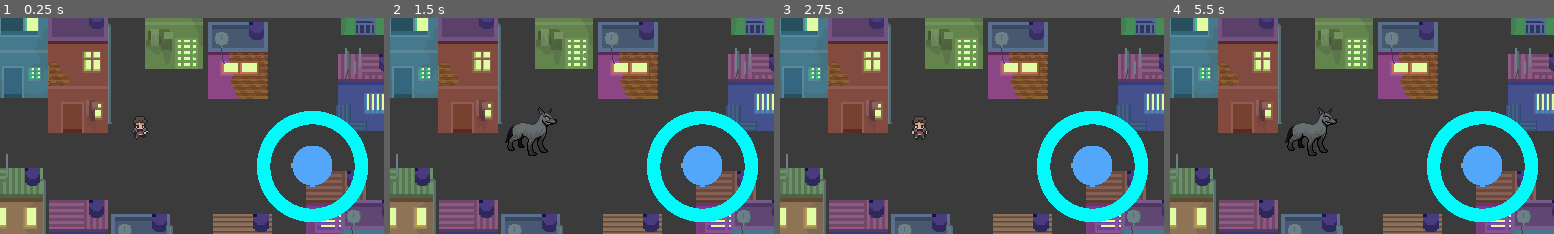
Above: before the commit, frames 1-4 (left to right).
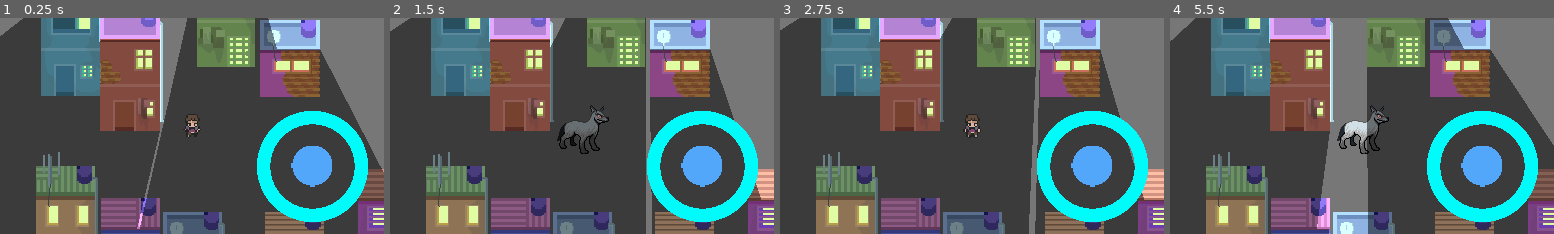
Above: after the commit, the same moments.

Repository: StitchedTeam/werewolf
Game: Godot game, scene res://Sandbox/Sandbox.tscn
Same seed, same stepped clock (60 frames per second), same inputs: the game is played once before the commit and once after it. This scene is started directly instead of the project's main scene.
Inputs (mouse positions are in pixels of both pictures, inside the frame that each line leads up to):
- Up to frame 1 (0.25 s): no input
- Up to frame 2 (1.5 s): tap Enter at 0.5 s; move the mouse to (666, 115) at 0.52 s; press the mouse at (666, 115) at 0.53 s; hold Right (ui_right) 0.53-1.28 s; tap Space (ui_select) at 0.77 s; move the mouse to (505, 136) at 1.27 s; release the mouse at (505, 136) at 1.28 s; hold Left (ui_left) from 1.28 s (still down); click (505, 136) at 1.35 s
- Up to frame 3 (2.75 s): tap Space (ui_select) at 1.52 s; move the mouse to (1010, 78) at 2.02 s; release Left (ui_left) at 2.03 s; press the mouse at (1010, 78) at 2.03 s; hold Right (ui_right) from 2.03 s (still down)
- Up to frame 4 (5.5 s): move the mouse to (1342, 169) at 2.77 s; release the mouse at (1342, 169) at 2.78 s; click (1342, 169) at 2.85 s; tap Space (ui_select) at 3.02, 3.77, 4.52 s; move the mouse to (1477, 158) at 3.52 s; release Right (ui_right) at 3.53 s; press the mouse at (1477, 158) at 3.53 s; hold Left (ui_left) from 3.53 s (still down); move the mouse to (1246, 93) at 4.27 s; release the mouse at (1246, 93) at 4.28 s; click (1246, 93) at 4.35 s; move the mouse to (1381, 126) at 5.02 s; press the mouse at (1381, 126) at 5.03 s

The runs differ from the first frame. In frame 1, 59% of the frame differs, in the area x 0-100%, y 0-100%; in frame 2, 60%; in frame 3, 60%; in frame 4, 65%.

Commit message:
Added camera and brought player moving to player scene and scenario items to scenario

Diff:
--- a/Werewolf/Characters/Werewolf.gd
+++ b/Werewolf/Characters/Werewolf.gd
@@ -16,6 +16,7 @@
 func _physics_process(delta):
 
 	move_and_slide(Vector2 (speed * horax, speed * vertax))
+	find_direction_axis()
 
 	pass
 
@@ -102,3 +103,29 @@
 			manage_animation()
 
 	pass
+
+func find_direction_axis():
+	if $Camera2D/UI/PlayerControl.resultant_axis.has("1"):
+		set_axis(1)
+	elif $Camera2D/UI/PlayerControl.resultant_axis.has("2"):
+		set_axis(2)
+	elif $Camera2D/UI/PlayerControl.resultant_axis.has("3"):
+		set_axis(3)
+	elif $Camera2D/UI/PlayerControl.resultant_axis.has("4"):
+		set_axis(4)
+	elif $Camera2D/UI/PlayerControl.resultant_axis.has("5"):
+		set_axis(5)
+	elif $Camera2D/UI/PlayerControl.resultant_axis.has("6"):
+		set_axis(6)
+	elif $Camera2D/UI/PlayerControl.resultant_axis.has("7"):
+		set_axis(7)
+	elif $Camera2D/UI/PlayerControl.resultant_axis.has("8"):
+		set_axis(8)
+	else:
+		set_axis(0)
+
+	if $Camera2D/UI/PlayerControl.auto_enabled:
+		speed = 5
+	else:
+		speed = 20
+	pass
--- a/Werewolf/Characters/Werewolf.tscn
+++ b/Werewolf/Characters/Werewolf.tscn
@@ -1,8 +1,9 @@
-[gd_scene load_steps=16 format=2]
+[gd_scene load_steps=17 format=2]
 
 [ext_resource path="res://Characters/Werewolf.gd" type="Script" id=1]
 [ext_resource path="res://Assets/Sprites/Placeholder/Characters/Characters_001.png" type="Texture" id=2]
 [ext_resource path="res://Assets/Sprites/Placeholder/Characters/wolf.png" type="Texture" id=3]
+[ext_resource path="res://UI/PlayerControl.tscn" type="PackedScene" id=4]
 
 [sub_resource type="CapsuleShape2D" id=1]
 
@@ -556,3 +557,36 @@
 anims/WolfStandLeft = SubResource( 11 )
 anims/WolfStandRight = SubResource( 12 )
 blend_times = [  ]
+
+[node name="Camera2D" type="Camera2D" parent="."]
+anchor_mode = 1
+rotating = false
+current = true
+zoom = Vector2( 1, 1 )
+limit_left = -10000000
+limit_top = -10000000
+limit_right = 10000000
+limit_bottom = 10000000
+limit_smoothed = false
+drag_margin_h_enabled = false
+drag_margin_v_enabled = false
+smoothing_enabled = false
+smoothing_speed = 5.0
+offset_v = 0.0
+offset_h = 0.0
+drag_margin_left = 0.2
+drag_margin_top = 0.2
+drag_margin_right = 0.2
+drag_margin_bottom = 0.2
+editor_draw_screen = true
+editor_draw_limits = false
+editor_draw_drag_margin = false
+
+[node name="UI" type="Node2D" parent="Camera2D"]
+z_index = 1
+_sections_unfolded = [ "Z Index" ]
+
+[node name="PlayerControl" parent="Camera2D/UI" instance=ExtResource( 4 )]
+position = Vector2( 120, 40 )
+z_index = 1
+_sections_unfolded = [ "Grow Direction", "Z Index" ]
--- a/Werewolf/Props/Scenario.tscn
+++ b/Werewolf/Props/Scenario.tscn
@@ -1,12 +1,34 @@
-[gd_scene load_steps=2 format=2]
+[gd_scene load_steps=5 format=2]
 
-[ext_resource path="res://Resources/Tilesets/houses_v2.tres" type="TileSet" id=1]
+[ext_resource path="res://Assets/Sprites/Placeholder/bg.png" type="Texture" id=1]
+[ext_resource path="res://Resources/Tilesets/houses_v2.tres" type="TileSet" id=2]
+
+[sub_resource type="OccluderPolygon2D" id=1]
+
+closed = false
+cull_mode = 0
+polygon = PoolVector2Array( -30, 54, -30, -37, 29, -37, 29, 54 )
+_sections_unfolded = [ "polygon" ]
+
+[sub_resource type="OccluderPolygon2D" id=2]
+
+closed = false
+cull_mode = 0
+polygon = PoolVector2Array( -32, 27, -32, -21, 28, -21, 28, 28 )
+_sections_unfolded = [ "polygon" ]
 
 [node name="Scenario" type="Node2D"]
 
+[node name="Background" type="Sprite" parent="."]
+position = Vector2( 590, 360 )
+z_index = -1
+z_as_relative = false
+texture = ExtResource( 1 )
+_sections_unfolded = [ "Z Index" ]
+
 [node name="TileMap" type="TileMap" parent="."]
 mode = 0
-tile_set = ExtResource( 1 )
+tile_set = ExtResource( 2 )
 cell_size = Vector2( 32, 32 )
 cell_quadrant_size = 16
 cell_custom_transform = Transform2D( 1, 0, 0, 1, 0, 0 )
@@ -26,3 +48,84 @@
 __meta__ = {
 "_edit_lock_": true
 }
+
+[node name="LightOccluding" type="Node2D" parent="."]
+editor/display_folded = true
+
+[node name="TwoPavement" type="Node2D" parent="LightOccluding"]
+editor/display_folded = true
+
+[node name="TwoPavement" type="LightOccluder2D" parent="LightOccluding/TwoPavement"]
+position = Vector2( 18, 26 )
+occluder = SubResource( 1 )
+light_mask = 1
+_sections_unfolded = [ "occluder" ]
+
+[node name="TwoPavement2" type="LightOccluder2D" parent="LightOccluding/TwoPavement"]
+position = Vector2( 79, 61 )
+occluder = SubResource( 1 )
+light_mask = 1
+_sections_unfolded = [ "occluder" ]
+
+[node name="TwoPavement3" type="LightOccluder2D" parent="LightOccluding/TwoPavement"]
+position = Vector2( 175, -3 )
+occluder = SubResource( 1 )
+light_mask = 1
+_sections_unfolded = [ "occluder" ]
+
+[node name="TwoPavement4" type="LightOccluder2D" parent="LightOccluding/TwoPavement"]
+position = Vector2( 14, 218 )
+occluder = SubResource( 1 )
+light_mask = 1
+_sections_unfolded = [ "occluder" ]
+
+[node name="TwoPavement5" type="LightOccluder2D" parent="LightOccluding/TwoPavement"]
+position = Vector2( 78, 250 )
+occluder = SubResource( 1 )
+light_mask = 1
+_sections_unfolded = [ "occluder" ]
+
+[node name="TwoPavement6" type="LightOccluder2D" parent="LightOccluding/TwoPavement"]
+position = Vector2( 337, 221 )
+occluder = SubResource( 1 )
+light_mask = 1
+_sections_unfolded = [ "occluder" ]
+
+[node name="TwoPavement7" type="LightOccluder2D" parent="LightOccluding/TwoPavement"]
+position = Vector2( 372, 250 )
+occluder = SubResource( 1 )
+light_mask = 1
+_sections_unfolded = [ "occluder" ]
+
+[node name="OnePavement" type="Node2D" parent="LightOccluding"]
+editor/display_folded = true
+
+[node name="OnePavement" type="LightOccluder2D" parent="LightOccluding/OnePavement"]
+position = Vector2( 370, 86 )
+occluder = SubResource( 2 )
+light_mask = 1
+_sections_unfolded = [ "occluder" ]
+
+[node name="OnePavement2" type="LightOccluder2D" parent="LightOccluding/OnePavement"]
+position = Vector2( 373, -10 )
+occluder = SubResource( 2 )
+light_mask = 1
+_sections_unfolded = [ "occluder" ]
+
+[node name="OnePavement3" type="LightOccluder2D" parent="LightOccluding/OnePavement"]
+position = Vector2( 245, 246 )
+occluder = SubResource( 2 )
+light_mask = 1
+_sections_unfolded = [ "occluder" ]
+
+[node name="OnePavement4" type="LightOccluder2D" parent="LightOccluding/OnePavement"]
+position = Vector2( 240, 54 )
+occluder = SubResource( 2 )
+light_mask = 1
+_sections_unfolded = [ "occluder" ]
+
+[node name="OnePavement5" type="LightOccluder2D" parent="LightOccluding/OnePavement"]
+position = Vector2( 141, 248 )
+occluder = SubResource( 2 )
+light_mask = 1
+_sections_unfolded = [ "occluder" ]
--- a/Werewolf/Sandbox/Sandbox.gd
+++ b/Werewolf/Sandbox/Sandbox.gd
@@ -7,36 +7,8 @@
 	pass
 
 func _process(delta):
-	find_direction_axis()
 	debug_wolf_mode()
 	debug_lighting()
-	pass
-
-func find_direction_axis():
-	if $PlayerControl.resultant_axis.has("1"):
-		$Werewolf.set_axis(1)
-	elif $PlayerControl.resultant_axis.has("2"):
-		$Werewolf.set_axis(2)
-	elif $PlayerControl.resultant_axis.has("3"):
-		$Werewolf.set_axis(3)
-	elif $PlayerControl.resultant_axis.has("4"):
-		$Werewolf.set_axis(4)
-	elif $PlayerControl.resultant_axis.has("5"):
-		$Werewolf.set_axis(5)
-	elif $PlayerControl.resultant_axis.has("6"):
-		$Werewolf.set_axis(6)
-	elif $PlayerControl.resultant_axis.has("7"):
-		$Werewolf.set_axis(7)
-	elif $PlayerControl.resultant_axis.has("8"):
-		$Werewolf.set_axis(8)
-	else:
-		$Werewolf.set_axis(0)
-
-	if $PlayerControl.auto_enabled:
-		$Werewolf.speed = 5
-	else:
-		$Werewolf.speed = 20
-
 	pass
 
 func debug_wolf_mode():
--- a/Werewolf/Sandbox/Sandbox.tscn
+++ b/Werewolf/Sandbox/Sandbox.tscn
@@ -1,25 +1,9 @@
-[gd_scene load_steps=11 format=2]
+[gd_scene load_steps=6 format=2]
 
 [ext_resource path="res://Sandbox/Sandbox.gd" type="Script" id=1]
-[ext_resource path="res://Assets/Sprites/Placeholder/bg.png" type="Texture" id=2]
-[ext_resource path="res://Props/Scenario.tscn" type="PackedScene" id=3]
-[ext_resource path="res://Characters/Werewolf.tscn" type="PackedScene" id=4]
-[ext_resource path="res://UI/PlayerControl.tscn" type="PackedScene" id=5]
-[ext_resource path="res://Assets/Sprites/Placeholder/white_large.png" type="Texture" id=6]
-
-[sub_resource type="OccluderPolygon2D" id=1]
-
-closed = false
-cull_mode = 0
-polygon = PoolVector2Array( -30, 54, -30, -37, 29, -37, 29, 54 )
-_sections_unfolded = [ "polygon" ]
-
-[sub_resource type="OccluderPolygon2D" id=2]
-
-closed = false
-cull_mode = 0
-polygon = PoolVector2Array( -32, 27, -32, -21, 28, -21, 28, 28 )
-_sections_unfolded = [ "polygon" ]
+[ext_resource path="res://Props/Scenario.tscn" type="PackedScene" id=2]
+[ext_resource path="res://Characters/Werewolf.tscn" type="PackedScene" id=3]
+[ext_resource path="res://Assets/Sprites/Placeholder/white_large.png" type="Texture" id=4]
 
 [sub_resource type="Animation" id=3]
 
@@ -27,50 +11,20 @@
 length = 1.0
 loop = false
 step = 0.1
-tracks/0/type = "value"
-tracks/0/path = NodePath("Area2D:position")
-tracks/0/interp = 1
-tracks/0/loop_wrap = true
-tracks/0/imported = false
-tracks/0/enabled = true
-tracks/0/keys = {
-"times": PoolRealArray( 0 ),
-"transitions": PoolRealArray( 1 ),
-"update": 0,
-"values": [ Vector2( 0, 0 ) ]
-}
-
-[sub_resource type="ConvexPolygonShape2D" id=4]
-
-custom_solver_bias = 0.0
-points = PoolVector2Array( 0.14, -10, 8.66025, 5, -8.66025, 5 )
-_sections_unfolded = [ "points" ]
 
 [node name="Sandbox" type="Node"]
 script = ExtResource( 1 )
 
-[node name="bg" type="Sprite" parent="."]
-position = Vector2( 160, 128 )
-texture = ExtResource( 2 )
-__meta__ = {
-"_edit_lock_": true
-}
+[node name="Scenario" parent="." instance=ExtResource( 2 )]
 
-[node name="Scenario" parent="." instance=ExtResource( 3 )]
-
-[node name="Werewolf" parent="." instance=ExtResource( 4 )]
+[node name="Werewolf" parent="." instance=ExtResource( 3 )]
 position = Vector2( 140, 110 )
 
-[node name="PlayerControl" parent="." instance=ExtResource( 5 )]
-position = Vector2( 312, 148 )
-z_index = 1
-_sections_unfolded = [ "Grow Direction", "Transform", "Z Index" ]
-
 [node name="Light2D" type="Light2D" parent="."]
-position = Vector2( -1001, -48 )
+position = Vector2( 171, -155 )
 enabled = true
 editor_only = false
-texture = ExtResource( 6 )
+texture = ExtResource( 4 )
 offset = Vector2( 0, 0 )
 texture_scale = 1.0
 color = Color( 1, 1, 1, 1 )
@@ -89,88 +43,7 @@
 shadow_filter = 0
 shadow_filter_smooth = 0.0
 shadow_item_cull_mask = 1
-_sections_unfolded = [ "Shadow" ]
-
-[node name="LightOccluding" type="Node2D" parent="."]
-editor/display_folded = true
-
-[node name="TwoPavement" type="Node2D" parent="LightOccluding"]
-editor/display_folded = true
-
-[node name="TwoPavement" type="LightOccluder2D" parent="LightOccluding/TwoPavement"]
-position = Vector2( 18, 26 )
-occluder = SubResource( 1 )
-light_mask = 1
-_sections_unfolded = [ "occluder" ]
-
-[node name="TwoPavement2" type="LightOccluder2D" parent="LightOccluding/TwoPavement"]
-position = Vector2( 79, 61 )
-occluder = SubResource( 1 )
-light_mask = 1
-_sections_unfolded = [ "occluder" ]
-
-[node name="TwoPavement3" type="LightOccluder2D" parent="LightOccluding/TwoPavement"]
-position = Vector2( 175, -3 )
-occluder = SubResource( 1 )
-light_mask = 1
-_sections_unfolded = [ "occluder" ]
-
-[node name="TwoPavement4" type="LightOccluder2D" parent="LightOccluding/TwoPavement"]
-position = Vector2( 14, 218 )
-occluder = SubResource( 1 )
-light_mask = 1
-_sections_unfolded = [ "occluder" ]
-
-[node name="TwoPavement5" type="LightOccluder2D" parent="LightOccluding/TwoPavement"]
-position = Vector2( 78, 250 )
-occluder = SubResource( 1 )
-light_mask = 1
-_sections_unfolded = [ "occluder" ]
-
-[node name="TwoPavement6" type="LightOccluder2D" parent="LightOccluding/TwoPavement"]
-position = Vector2( 337, 221 )
-occluder = SubResource( 1 )
-light_mask = 1
-_sections_unfolded = [ "occluder" ]
-
-[node name="TwoPavement7" type="LightOccluder2D" parent="LightOccluding/TwoPavement"]
-position = Vector2( 372, 250 )
-occluder = SubResource( 1 )
-light_mask = 1
-_sections_unfolded = [ "occluder" ]
-
-[node name="OnePavement" type="Node2D" parent="LightOccluding"]
-editor/display_folded = true
-
-[node name="OnePavement" type="LightOccluder2D" parent="LightOccluding/OnePavement"]
-position = Vector2( 370, 86 )
-occluder = SubResource( 2 )
-light_mask = 1
-_sections_unfolded = [ "occluder" ]
-
-[node name="OnePavement2" type="LightOccluder2D" parent="LightOccluding/OnePavement"]
-position = Vector2( 373, -10 )
-occluder = SubResource( 2 )
-light_mask = 1
-_sections_unfolded = [ "occluder" ]
-
-[node name="OnePavement3" type="LightOccluder2D" parent="LightOccluding/OnePavement"]
-position = Vector2( 245, 246 )
-occluder = SubResource( 2 )
-light_mask = 1
-_sections_unfolded = [ "occluder" ]
-
-[node name="OnePavement4" type="LightOccluder2D" parent="LightOccluding/OnePavement"]
-position = Vector2( 240, 54 )
-occluder = SubResource( 2 )
-light_mask = 1
-_sections_unfolded = [ "occluder" ]
-
-[node name="OnePavement5" type="LightOccluder2D" parent="LightOccluding/OnePavement"]
-position = Vector2( 141, 248 )
-occluder = SubResource( 2 )
-light_mask = 1
-_sections_unfolded = [ "occluder" ]
+_sections_unfolded = [ "Range", "Shadow" ]
 
 [node name="AnimationPlayer" type="AnimationPlayer" parent="."]
 root_node = NodePath("..")
@@ -180,17 +53,3 @@
 playback_speed = 1.0
 anims/LightCycle = SubResource( 3 )
 blend_times = [  ]
-
-[node name="Area2D" type="Area2D" parent="."]
-input_pickable = true
-gravity_vec = Vector2( 0, 1 )
-gravity = 98.0
-linear_damp = 0.1
-angular_damp = 1.0
-audio_bus_override = false
-audio_bus_name = "Master"
-_sections_unfolded = [ "Transform" ]
-
-[node name="CollisionShape2D" type="CollisionShape2D" parent="Area2D"]
-shape = SubResource( 4 )
-_sections_unfolded = [ "shape" ]
--- a/Werewolf/UI/PlayerControl.tscn
+++ b/Werewolf/UI/PlayerControl.tscn
@@ -3,7 +3,6 @@
 [ext_resource path="res://UI/PlayerControl.gd" type="Script" id=1]
 [ext_resource path="res://Assets/Sprites/Placeholder/UI/ui_control_1.png" type="Texture" id=2]
 [ext_resource path="res://Assets/Sprites/Placeholder/UI/ui_control_2.png" type="Texture" id=3]
-
 
 [sub_resource type="CircleShape2D" id=1]
 
@@ -30,7 +29,6 @@
 _sections_unfolded = [ "Grow Direction" ]
 
 [node name="Center_area" type="Area2D" parent="."]
-editor/display_folded = true
 input_pickable = true
 gravity_vec = Vector2( 0, 1 )
 gravity = 98.0
@@ -40,10 +38,10 @@
 audio_bus_name = "Master"
 
 [node name="CollisionShape2D" type="CollisionShape2D" parent="Center_area"]
+visible = false
 shape = SubResource( 1 )
 
 [node name="Input_area" type="Area2D" parent="."]
-editor/display_folded = true
 position = Vector2( 211.953, 6.58611 )
 input_pickable = true
 gravity_vec = Vector2( 0, 1 )
@@ -54,10 +52,10 @@
 audio_bus_name = "Master"
 
 [node name="CollisionShape2D" type="CollisionShape2D" parent="Input_area"]
+visible = false
 shape = SubResource( 2 )
 
 [node name="Outside_area" type="Area2D" parent="."]
-editor/display_folded = true
 input_pickable = true
 gravity_vec = Vector2( 0, 1 )
 gravity = 98.0
@@ -67,13 +65,13 @@
 audio_bus_name = "Master"
 
 [node name="Outside_collider" type="CollisionShape2D" parent="Outside_area"]
+visible = false
 shape = SubResource( 3 )
 
 [node name="Outside_sprite" type="Sprite" parent="Outside_area"]
 texture = ExtResource( 2 )
 
 [node name="Inside_area" type="Area2D" parent="."]
-editor/display_folded = true
 input_pickable = true
 gravity_vec = Vector2( 0, 1 )
 gravity = 98.0
@@ -83,6 +81,7 @@
 audio_bus_name = "Master"
 
 [node name="Inside_collider" type="CollisionShape2D" parent="Inside_area"]
+visible = false
 shape = SubResource( 4 )
 
 [node name="Inside_sprite" type="Sprite" parent="Inside_area"]
Binary file changed: Werewolf/Assets/Sprites/Placeholder/bg.png
